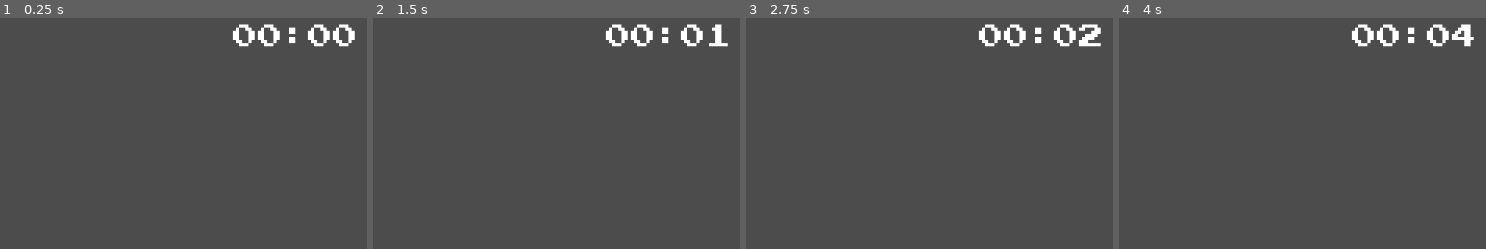
Above: before the commit, frames 1-4 (left to right).
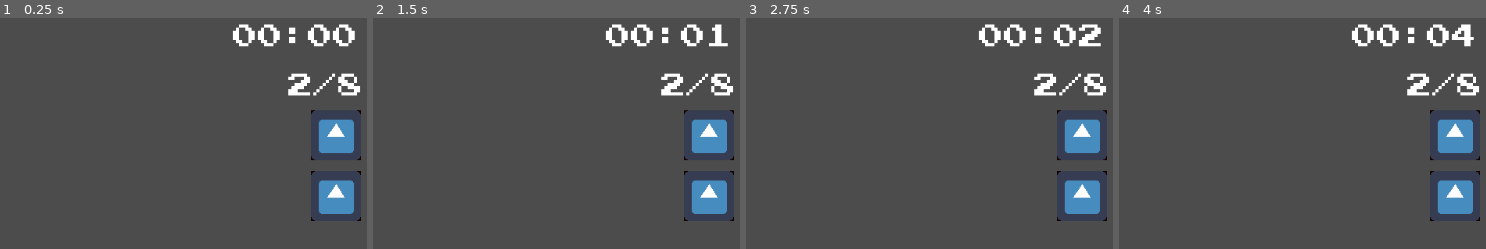
Above: after the commit, the same moments.

Repository: andrebariani/LostAndFound_GGJ2021
Game: Godot game, scene res://quest/Interface.tscn
Two runs of this game, one before a commit and one after it. Both use one fixed random seed, a clock stepped at 60 frames per second and the inputs below. The engine's default icon, where the game draws it, is replaced by a stand-in: a white triangle on a blue panel in a dark square.
Inputs:
- Up to frame 1 (0.25 s): no input
- Up to frame 2 (1.5 s): tap Enter at 0.5, 0.6, 1.35 s; tap Space at 1.25 s
- Up to frame 3 (2.75 s): tap Enter at 2, 2.1 s
- Up to frame 4 (4 s): tap Space at 2.75 s; tap Enter at 2.85, 3.5, 3.6 s
The pictures show only the part of the screen within x 50-100%, y 0-50%; the shares and areas given below are measured in that part.

The runs differ from the first frame. In frame 1, 3.8% of the frame differs, in the area x 78-99%, y 23-88%; in frame 2, 3.8%; in frame 3, 3.8%; in frame 4, 3.8%.

Commit message:
inicio do menu

Diff:
--- /dev/null
+++ b/menu/MainMenu.gd
@@ -0,0 +1,19 @@
+extends Control
+
+
+# Declare member variables here. Examples:
+# var a = 2
+# var b = "text"
+
+
+# Called when the node enters the scene tree for the first time.
+func _ready():
+	pass # Replace with function body.
+
+
+func _on_Jogar_pressed():
+	get_tree().change_scene("res://menu/MainMenu.tscn")
+
+
+func _on_Sair_pressed():
+	get_tree().quit()
--- /dev/null
+++ b/menu/MainMenu.tscn
@@ -0,0 +1,58 @@
+[gd_scene load_steps=4 format=2]
+
+[ext_resource path="res://assets/PressStart2P-Regular.ttf" type="DynamicFontData" id=1]
+[ext_resource path="res://menu/MainMenu.gd" type="Script" id=2]
+
+[sub_resource type="DynamicFont" id=1]
+size = 20
+font_data = ExtResource( 1 )
+
+[node name="MainMenu" type="Control"]
+anchor_right = 1.0
+anchor_bottom = 1.0
+script = ExtResource( 2 )
+__meta__ = {
+"_edit_lock_": true,
+"_edit_use_anchors_": false
+}
+
+[node name="Jogar" type="Button" parent="."]
+anchor_left = 0.5
+anchor_top = 0.5
+anchor_right = 0.5
+anchor_bottom = 0.5
+margin_left = -447.0
+margin_top = -88.0
+margin_right = -167.0
+margin_bottom = -33.0
+custom_fonts/font = SubResource( 1 )
+text = "JOGAR"
+
+[node name="Opcoes" type="Button" parent="."]
+anchor_left = 0.5
+anchor_top = 0.5
+anchor_right = 0.5
+anchor_bottom = 0.5
+margin_left = -445.708
+margin_top = 3.75732
+margin_right = -165.708
+margin_bottom = 58.7573
+custom_fonts/font = SubResource( 1 )
+text = "OPÇÕES"
+
+[node name="Sair" type="Button" parent="."]
+anchor_left = 0.5
+anchor_top = 0.5
+anchor_right = 0.5
+anchor_bottom = 0.5
+margin_left = -445.708
+margin_top = 96.807
+margin_right = -165.708
+margin_bottom = 151.807
+custom_fonts/font = SubResource( 1 )
+text = "SAIR"
+__meta__ = {
+"_edit_use_anchors_": false
+}
+[connection signal="pressed" from="Jogar" to="." method="_on_Jogar_pressed"]
+[connection signal="pressed" from="Sair" to="." method="_on_Sair_pressed"]
--- a/quest/Interface.gd
+++ b/quest/Interface.gd
@@ -1,9 +1,15 @@
 extends Control
 
+export(Texture) var sprite
 
 func _ready():
 	new_dialog(["Olá!", "Hello Word", "bazuca"])
+	$QuestDisplay.add_pedido(sprite)
+	$QuestDisplay.add_pedido(sprite)
 	pass
 
 func new_dialog(lines):
 	$DialogController.new_dialog(lines)
+
+func add_pedido(_sprite):
+	$QuestDisplay.add_pedido(_sprite)
--- a/quest/Interface.tscn
+++ b/quest/Interface.tscn
@@ -6,6 +6,9 @@
 [ext_resource path="res://quest/Interface.gd" type="Script" id=4]
 [ext_resource path="res://assets/PressStart2P-Regular.ttf" type="DynamicFontData" id=5]
 [ext_resource path="res://quest/Relogio.gd" type="Script" id=6]
+[ext_resource path="res://quest/QuestDisplay.gd" type="Script" id=7]
+[ext_resource path="res://quest/Pedido.tscn" type="PackedScene" id=8]
+[ext_resource path="res://icon.png" type="Texture" id=9]
 
 [sub_resource type="Animation" id=1]
 resource_name = "show_dialog"
@@ -27,6 +30,10 @@
 size = 32
 font_data = ExtResource( 5 )
 
+[sub_resource type="DynamicFont" id=3]
+size = 32
+font_data = ExtResource( 5 )
+
 [node name="Interface" type="Control"]
 anchor_right = 1.0
 anchor_bottom = 1.0
@@ -35,12 +42,14 @@
 "_edit_lock_": true,
 "_edit_use_anchors_": false
 }
+sprite = ExtResource( 9 )
 
 [node name="DialogController" type="Control" parent="."]
 anchor_right = 1.0
 anchor_bottom = 1.0
 script = ExtResource( 3 )
 __meta__ = {
+"_edit_lock_": true,
 "_edit_use_anchors_": false
 }
 
@@ -82,11 +91,41 @@
 align = 2
 script = ExtResource( 6 )
 __meta__ = {
+"_edit_lock_": true,
 "_edit_use_anchors_": false
 }
 
 [node name="Timer" type="Timer" parent="Relogio"]
 autostart = true
+
+[node name="QuestDisplay" type="Control" parent="."]
+anchor_left = 1.0
+anchor_top = 0.4
+anchor_right = 1.0
+anchor_bottom = 0.6
+margin_left = -256.0
+margin_top = -114.0
+margin_right = -18.0
+margin_bottom = 37.0
+script = ExtResource( 7 )
+__meta__ = {
+"_edit_lock_": true,
+"_edit_use_anchors_": false
+}
+cena_pedido = ExtResource( 8 )
+
+[node name="Count" type="Label" parent="QuestDisplay"]
+margin_left = 144.622
+margin_top = -47.1454
+margin_right = 240.622
+margin_bottom = -9.14543
+custom_fonts/font = SubResource( 3 )
+text = "3/8"
+align = 2
+__meta__ = {
+"_edit_lock_": true,
+"_edit_use_anchors_": false
+}
 [connection signal="animation_finished" from="DialogController/AnimationPlayer" to="DialogController" method="_on_AnimationPlayer_animation_finished"]
 [connection signal="timeout" from="DialogController/TextScroll" to="DialogController" method="_on_TextScroll_timeout"]
 [connection signal="timeout" from="Relogio/Timer" to="Relogio" method="_on_Timer_timeout"]
--- /dev/null
+++ b/quest/Pedido.gd
@@ -0,0 +1,4 @@
+extends Control
+
+func setup(sprite):
+	$Icon.texture = sprite
--- /dev/null
+++ b/quest/Pedido.tscn
@@ -0,0 +1,33 @@
+[gd_scene load_steps=4 format=2]
+
+[ext_resource path="res://quest/Pedido.gd" type="Script" id=1]
+[ext_resource path="res://quest/Retangulo.tscn" type="PackedScene" id=2]
+[ext_resource path="res://icon.png" type="Texture" id=3]
+
+[node name="Pedido" type="Control"]
+anchor_left = 1.0
+anchor_right = 1.0
+script = ExtResource( 1 )
+__meta__ = {
+"_edit_use_anchors_": false
+}
+
+[node name="Pedidos" parent="." instance=ExtResource( 2 )]
+anchor_left = 1.0
+anchor_right = 1.0
+margin_left = -64.0
+margin_top = 0.0
+margin_right = 0.0
+margin_bottom = 64.0
+
+[node name="Icon" type="TextureRect" parent="."]
+anchor_right = 1.0
+anchor_bottom = 1.0
+margin_left = -63.9302
+margin_top = -0.307358
+margin_right = 0.0697632
+margin_bottom = 63.6926
+texture = ExtResource( 3 )
+__meta__ = {
+"_edit_use_anchors_": false
+}
--- a/quest/Quest.gd
+++ b/quest/Quest.gd
@@ -2,10 +2,12 @@
 
 var spawn_points = []
 export var objects = []
-
+var current_obj = 0
+export(NodePath) var object_node
 
 func new_quest():
-	var new = objects[randi() % objects.size()].instance()
-	new.position = spawn_points[randi() % spawn_points.size()]
+	var new = objects[current_obj].instance()
+	object_node.add_child(new)
+	new.position = spawn_points[current_obj]
 
-	return new
+	current_obj += 1
--- /dev/null
+++ b/quest/QuestDisplay.gd
@@ -0,0 +1,16 @@
+extends Control
+
+export(PackedScene) var cena_pedido
+var pedido_count = 0
+const X_OFFSET = 238
+const Y_OFFSET = 78
+
+func add_pedido(_sprite):
+	var new = cena_pedido.instance()
+	add_child(new)
+	move_child(new, get_child_count()-1)
+	new.setup(_sprite)
+
+	new.rect_position = Vector2(238, Y_OFFSET*pedido_count)
+	pedido_count += 1
+	$Count.text = str(pedido_count) + "/8"
Not shown: 1 places in quest/Interface.tscn that only renumber resources
